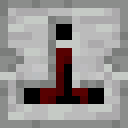
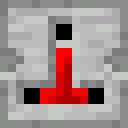
Layer changes from the first 128×128 image to the second:
hid "Wire Off" over (40, 48, 88, 104)
